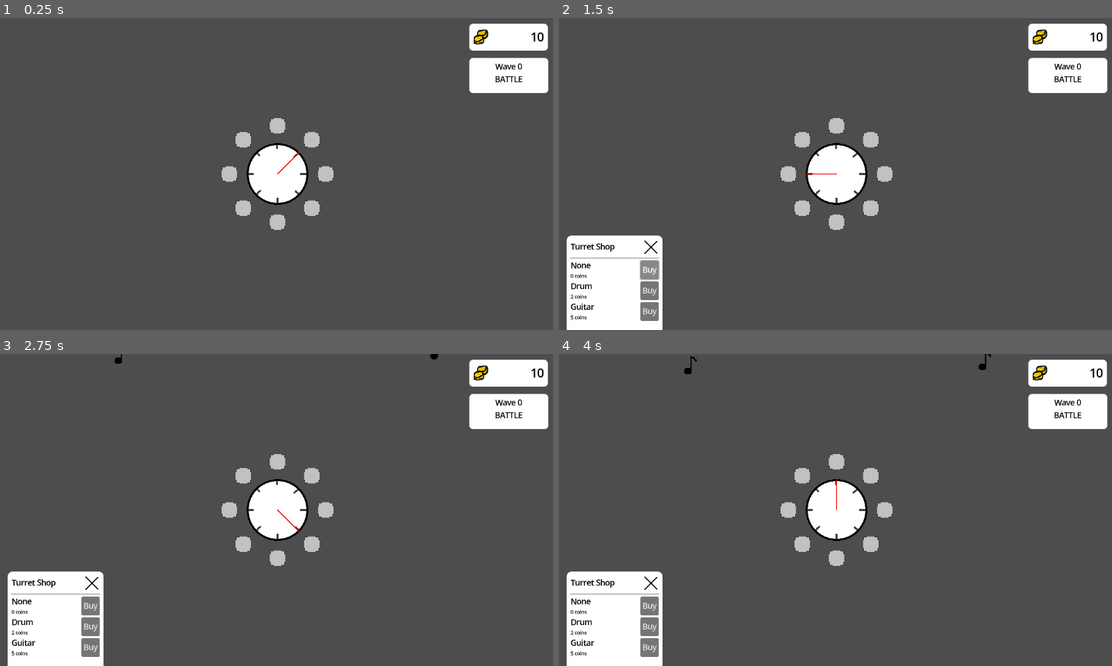
Above: before the commit, frames 1-4 (two rows, left to right).
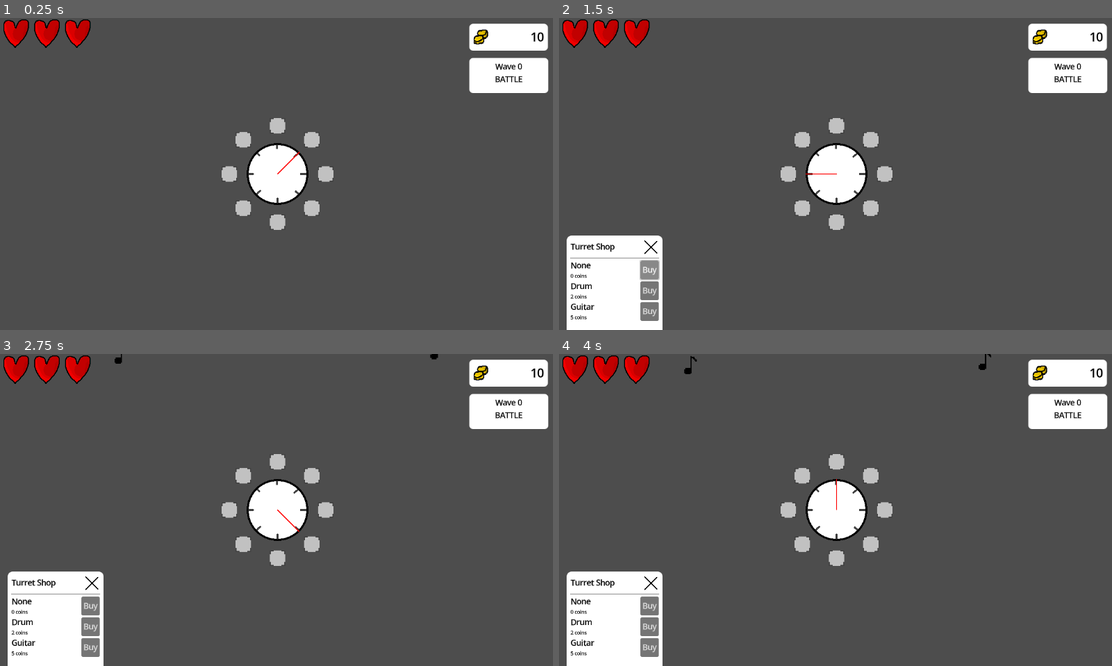
Above: after the commit, the same moments.

Repository: SeriousGuy888/MetronomeTowerDefenceGame
Game: Godot game, scene res://scenes/main.tscn
Same seed, same stepped clock (60 frames per second), same inputs: the game is played once before the commit and once after it.
Inputs (mouse positions are in pixels of both pictures, inside the frame that each line leads up to):
- Up to frame 1 (0.25 s): no input
- Up to frame 2 (1.5 s): click (885, 174) at 0.52 s; click "Buy" at 1.25 s
- Up to frame 3 (2.75 s): click (326, 510) at 2.02 s
- Up to frame 4 (4 s): click "Buy" at 2.75 s; click (885, 510) at 3.52 s

The runs differ from the first frame. In frame 1, 0.9% of the frame differs, in the area x 0-17%, y 0-10%; in frame 2, 0.9%; in frame 3, 0.9%; in frame 4, 0.9%.

Commit message:
track number of lives remaining

Diff:
--- a/global_scripts/event_bus.gd
+++ b/global_scripts/event_bus.gd
@@ -14,6 +14,7 @@
 signal request_add_coins(amount: int)
 
 signal game_state_updated(new_game_state: Enums.GameState)
+signal lives_remaining_updated(new_number: int)
 signal current_wave_updated(new_wave: int)
 signal coin_balance_updated(new_balance: int)
 
--- a/global_scripts/playthrough_manager.gd
+++ b/global_scripts/playthrough_manager.gd
@@ -1,20 +1,22 @@
 extends Node
 
 var game_state: Enums.GameState = Enums.GameState.BATTLE:
-	get:
-		return game_state
+	get: return game_state
 	set(new_state):
 		game_state = new_state
 		EventBus.game_state_updated.emit(game_state)
+var lives_remaining: int = 3:
+	get: return lives_remaining
+	set(new_amount):
+		lives_remaining = new_amount
+		EventBus.lives_remaining_updated.emit(lives_remaining)
 var current_wave = 0:
-	get:
-		return current_wave
+	get: return current_wave
 	set(new_wave):
 		current_wave = new_wave
 		EventBus.current_wave_updated.emit(current_wave)
 var coins: int = 10:
-	get:
-		return coins
+	get: return coins
 	set(new_amount):
 		coins = new_amount
 		EventBus.coin_balance_updated.emit(coins)
--- /dev/null
+++ b/scenes/ui/heart.tscn
@@ -0,0 +1,6 @@
+[gd_scene load_steps=2 format=3 uid="uid://dnkhggbg6k7hk"]
+
+[ext_resource type="Texture2D" uid="uid://ct1r76lroext4" path="res://assets/life.png" id="1_86inv"]
+
+[node name="heart" type="TextureRect"]
+texture = ExtResource("1_86inv")
--- /dev/null
+++ b/scenes/ui/lives_hud.gd
@@ -0,0 +1,19 @@
+extends HBoxContainer
+
+@export var heart_scene: PackedScene
+
+func _ready() -> void:
+	update_lives(PlaythroughManager.lives_remaining)
+	EventBus.lives_remaining_updated.connect(update_lives)
+
+func update_lives(number_of_lives: int):
+	var currently_have = 0
+	for child in get_children():
+		if currently_have > number_of_lives:
+			child.queue_free()
+		else:
+			currently_have += 1
+
+	if currently_have < number_of_lives:
+		for i in range(PlaythroughManager.lives_remaining - currently_have):
+			add_child(heart_scene.instantiate())
--- a/scenes/ui/ui.tscn
+++ b/scenes/ui/ui.tscn
@@ -1,8 +1,10 @@
-[gd_scene load_steps=6 format=3 uid="uid://btvlm8jbmbyso"]
+[gd_scene load_steps=8 format=3 uid="uid://btvlm8jbmbyso"]
 
 [ext_resource type="PackedScene" uid="uid://dtvylxxc53dxr" path="res://scenes/ui/turret_shop.tscn" id="1_aac20"]
 [ext_resource type="Texture2D" uid="uid://b3q6c5patukq0" path="res://assets/coins.png" id="2_g5kmx"]
 [ext_resource type="Script" uid="uid://cxiwrek0tej21" path="res://scenes/ui/wave_hud.gd" id="3_0dwhk"]
+[ext_resource type="Script" uid="uid://dnkji20t0e30p" path="res://scenes/ui/lives_hud.gd" id="4_0dwhk"]
+[ext_resource type="PackedScene" uid="uid://dnkhggbg6k7hk" path="res://scenes/ui/heart.tscn" id="5_pfayw"]
 
 [sub_resource type="StyleBoxFlat" id="StyleBoxFlat_choun"]
 bg_color = Color(1, 1, 1, 1)
@@ -115,4 +117,14 @@
 horizontal_alignment = 1
 vertical_alignment = 1
 
+[node name="LivesHUD" type="HBoxContainer" parent="."]
+offset_right = 40.0
+offset_bottom = 40.0
+theme_override_constants/separation = 0
+script = ExtResource("4_0dwhk")
+heart_scene = ExtResource("5_pfayw")
+
+[node name="heart" parent="LivesHUD" instance=ExtResource("5_pfayw")]
+layout_mode = 2
+
 [connection signal="pressed" from="WaveHUD/VBoxContainer/NextWaveButton" to="WaveHUD" method="_on_next_wave_button_pressed"]
Binary file added: assets/life.png
Not shown, added: assets/life.png.import
Not shown, added: scenes/ui/lives_hud.gd.uid
